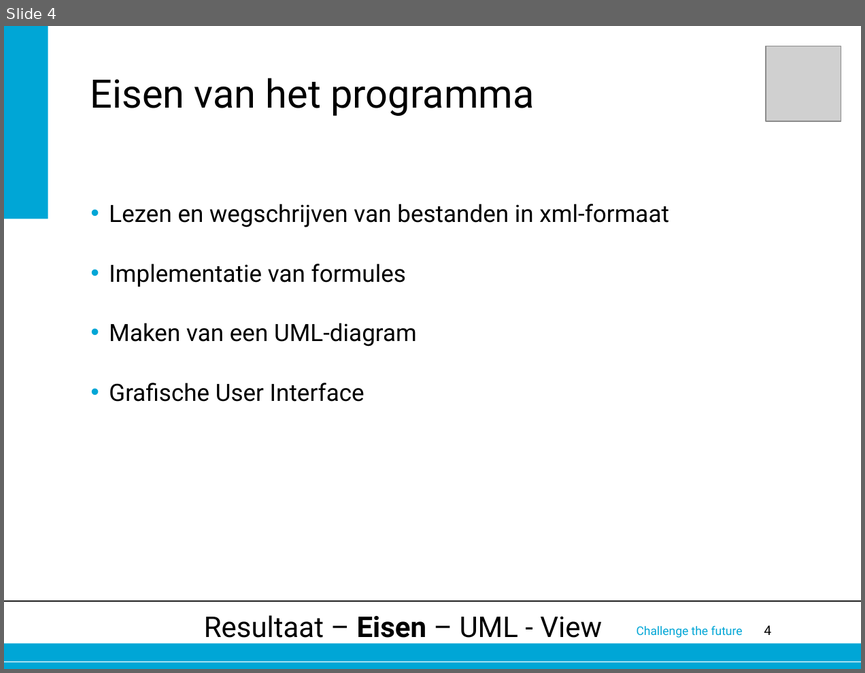
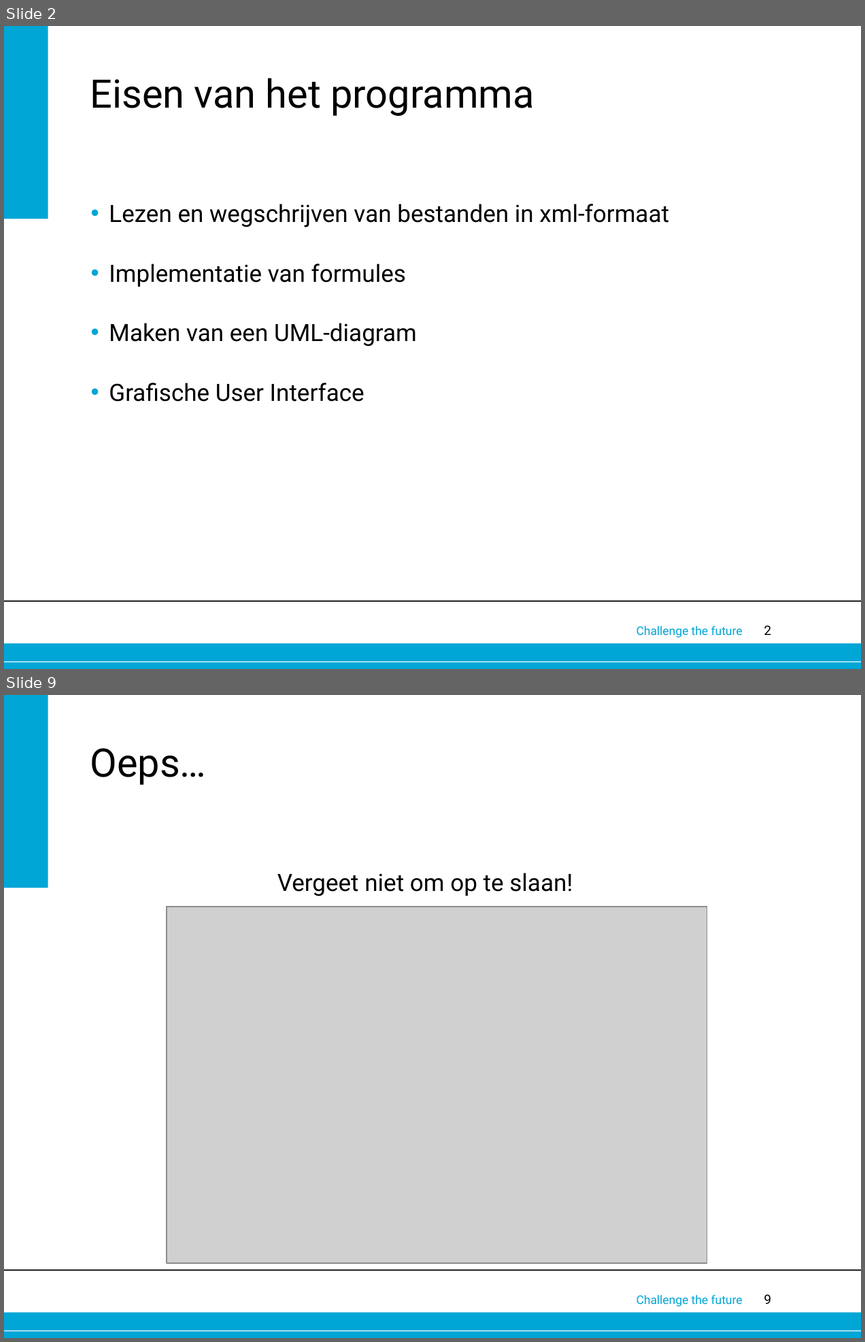
Before and after one commit to foresterre/Spreadsheet, a slide deck: Documents/OOP project presentatie.pptx. Shown one above the other, each under a label of ours: slide 4 before the commit, slides 2 and 9 after it; the slides between them are not shown. The pictures are 865x673 and 865x1342 pixels, drawn with LibreOffice and Linux fonts; fonts in the diff are those of the drawing; grey boxes stand for pictures; background and template pictures are left out. Boxes give left, top, right and bottom in pixels: in the first picture for what was removed or moved away, otherwise in the second. Text is boxed around its words. In the diff, an @@ line names an element or a change of style, - is before the commit and + after.

```diff
--- a/Documents/OOP project presentatie.pptx
+++ b/Documents/OOP project presentatie.pptx
@@ slide 9 added at [4, 695, 861, 1338], background #FFFFFF; not listed: 6 template elements that a slide beside it also shows @@
@@ title added at [90, 748, 206, 785], 33 pt, text #000000 @@
+Oeps…
@@ text added at [277, 872, 572, 896], 20 pt, text #000000 @@
+Vergeet niet om op te slaan!
@@ picture added at [167, 906, 707, 1263] @@
@@ what was slide 4 is now slide 2 @@
@@ slide 2 changed as well @@
@@ picture removed at [766, 46, 841, 122] @@
@@ text removed at [204, 615, 602, 643] @@
-Resultaat – Eisen – UML - View
@@ page number at [764, 625, 771, 635]: text changed @@
-4
+2
```
Also in this commit, not shown: 2 other slides changed, 7 other slides added, 20 slides removed.
